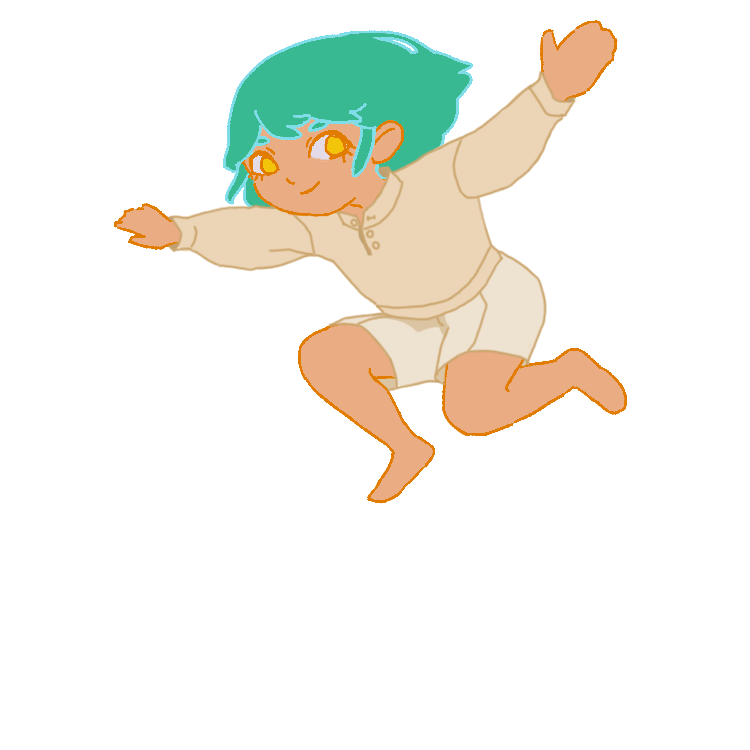
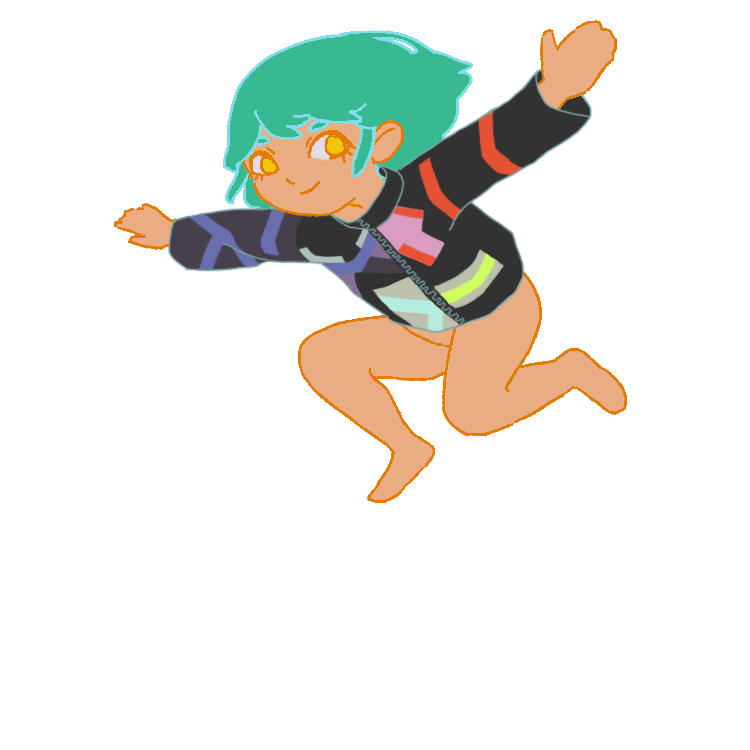
The second 750x750 image is a revision of the first. Changes to its layers:
added group "TopC2.png" with 3 layers above "TopA5.png" over [167,68,593,334]
added layer "Layer 21" in group "TopC2.png" over [167,68,593,334]
added layer "Layer 25" in group "TopC2.png" over [170,109,523,333]
added layer "Layer 20" in group "TopC2.png" over [168,69,592,332]
renamed "TopA4" to "TopC4.png", hid the group it (2 layers) over [167,69,577,322]
renamed "BottomA2" to "BottomA2.png", hid the group it (4 layers) over [327,243,547,392]
